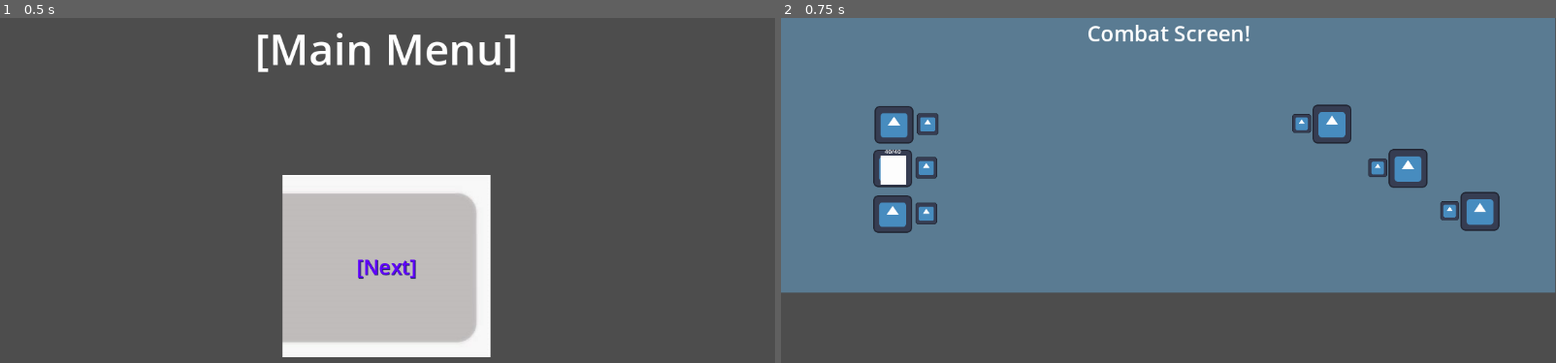
Above: before the commit, frames 1-2 (left to right).
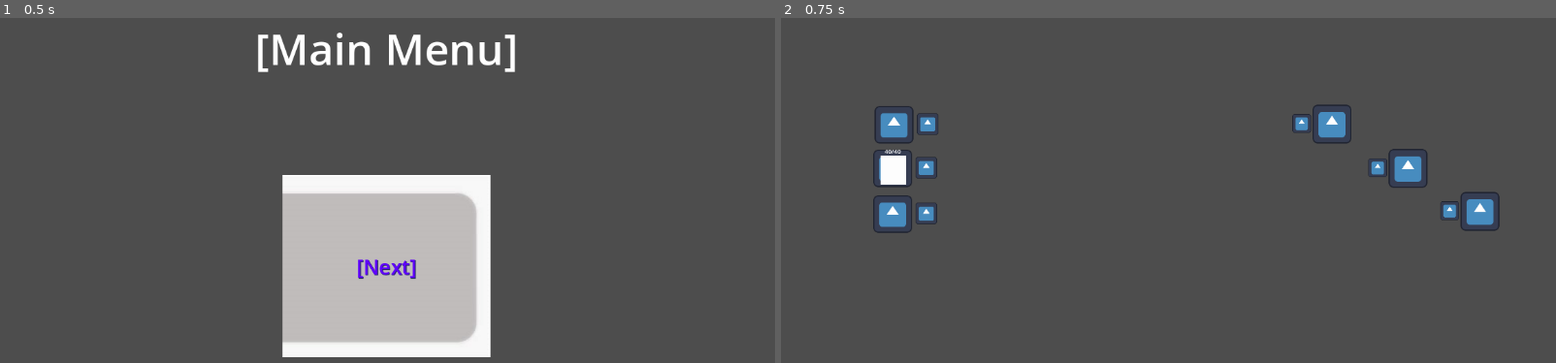
Above: after the commit, the same moments.

Repository: LandonM-byui/rpg-game-CSE290
Game: Godot game, scene res://scene_handler.tscn
The game is run twice, just before and just after one commit, with the same random seed, the same clock (stepped at 60 frames per second) and the same inputs. The engine's default icon, where the game draws it, is replaced by a stand-in: a white triangle on a blue panel in a dark square.
Inputs:
- Up to frame 1 (0.5 s): no input
- Up to frame 2 (0.75 s): click "[Next]" at 0.5 s

Frame 1 is identical in both runs. In frame 2, 75% of the frame differs, in the area x 0-100%, y 0-80%.
Error before the commit: Parse Error: Unexpected identifier "int" in class body. (res://Combat)

Commit message:
Resized background and made it it's own scene

Diff:
--- /dev/null
+++ b/yee-haw/Combat Window/background_ui.tscn
@@ -0,0 +1,25 @@
+[gd_scene format=3 uid="uid://8xejyoa1diqu"]
+
+[node name="BackgroundUI" type="Control" unique_id=797085031]
+layout_mode = 3
+anchors_preset = 15
+anchor_right = 1.0
+anchor_bottom = 1.0
+offset_bottom = -216.0
+grow_horizontal = 2
+grow_vertical = 2
+
+[node name="background" type="ColorRect" parent="." unique_id=761174857]
+layout_mode = 1
+anchors_preset = 15
+anchor_right = 1.0
+anchor_bottom = 1.0
+grow_horizontal = 2
+grow_vertical = 2
+color = Color(0.35164863, 0.48274964, 0.572291, 1)
+
+[node name="Foreground" type="VBoxContainer" parent="." unique_id=825255064]
+layout_mode = 0
+offset_left = 1.0
+offset_right = 1152.0
+offset_bottom = 648.0
--- a/yee-haw/Combat Window/playerlanes.gd
+++ /dev/null
@@ -1,3 +0,0 @@
-extends ColorRect
-
-@export int lane_num : 1
--- a/yee-haw/Scenes/combat.tscn
+++ b/yee-haw/Scenes/combat.tscn
@@ -1,39 +1,12 @@
 [gd_scene format=3 uid="uid://dhaa2ss681rt8"]
 
 [ext_resource type="Script" uid="uid://cxast0e82whkc" path="res://Scenes/ScenePreset.gd" id="1_7jmb3"]
-[ext_resource type="Script" uid="uid://q4mgqewj1rvd" path="res://Combat Window/playerlanes.gd" id="2_ubpar"]
 [ext_resource type="PackedScene" uid="uid://bqy3fhb7aeddp" path="res://Combat Window/playerlanes.tscn" id="3_ut0kg"]
 [ext_resource type="PackedScene" uid="uid://dyl8c44ca3131" path="res://Combat Window/enemy.tscn" id="4_yt1oa"]
-[ext_resource type="PackedScene" uid="uid://ddkrbfymqecus" path="res://Scenes/player_character.tscn" id="5_ut0kg"]
+[ext_resource type="PackedScene" uid="uid://ddkrbfymqecus" path="res://Combat Window/player_character.tscn" id="5_ut0kg"]
 
 [node name="Combat" type="Node2D" unique_id=1727925518]
 script = ExtResource("1_7jmb3")
-
-[node name="background" type="ColorRect" parent="." unique_id=870261413]
-offset_right = 1151.0
-offset_bottom = 409.0
-color = Color(0.35164863, 0.48274964, 0.572291, 1)
-script = ExtResource("2_ubpar")
-
-[node name="Foreground" type="VBoxContainer" parent="." unique_id=76304927]
-offset_left = 1.0
-offset_right = 1152.0
-offset_bottom = 648.0
-
-[node name="TempLabel" type="Label" parent="Foreground" unique_id=498863367]
-layout_mode = 2
-size_flags_horizontal = 4
-theme_override_font_sizes/font_size = 32
-text = "Combat Screen!"
-
-[node name="VBoxContainer" type="VBoxContainer" parent="." unique_id=82524351]
-offset_left = 1.0
-offset_top = 1.0
-offset_right = 41.0
-offset_bottom = 41.0
-
-[node name="TextureButton" type="TextureButton" parent="VBoxContainer" unique_id=1730470810]
-layout_mode = 2
 
 [node name="Combat Window" type="Node2D" parent="." unique_id=1656921578]
 
Renamed: yee-haw/Scenes/enemy_sprite.tscn -> yee-haw/Combat Window/enemy_sprite.tscn
Renamed: yee-haw/Scenes/player_character.tscn -> yee-haw/Combat Window/player_character.tscn
Not shown, removed: yee-haw/Combat Window/playerlanes.gd.uid
